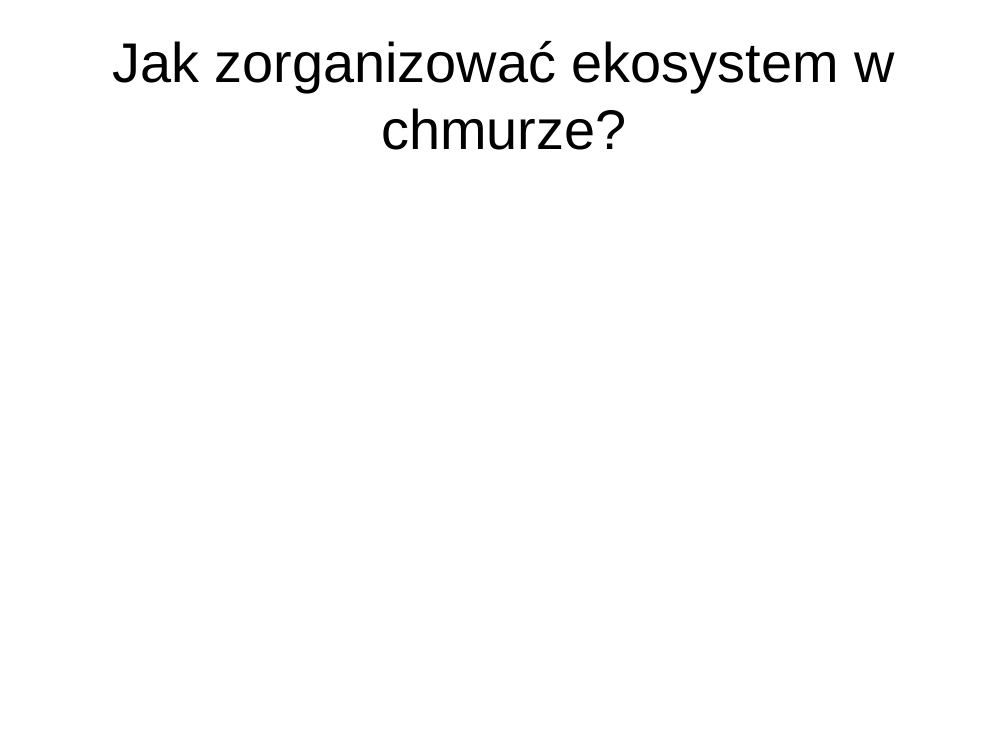
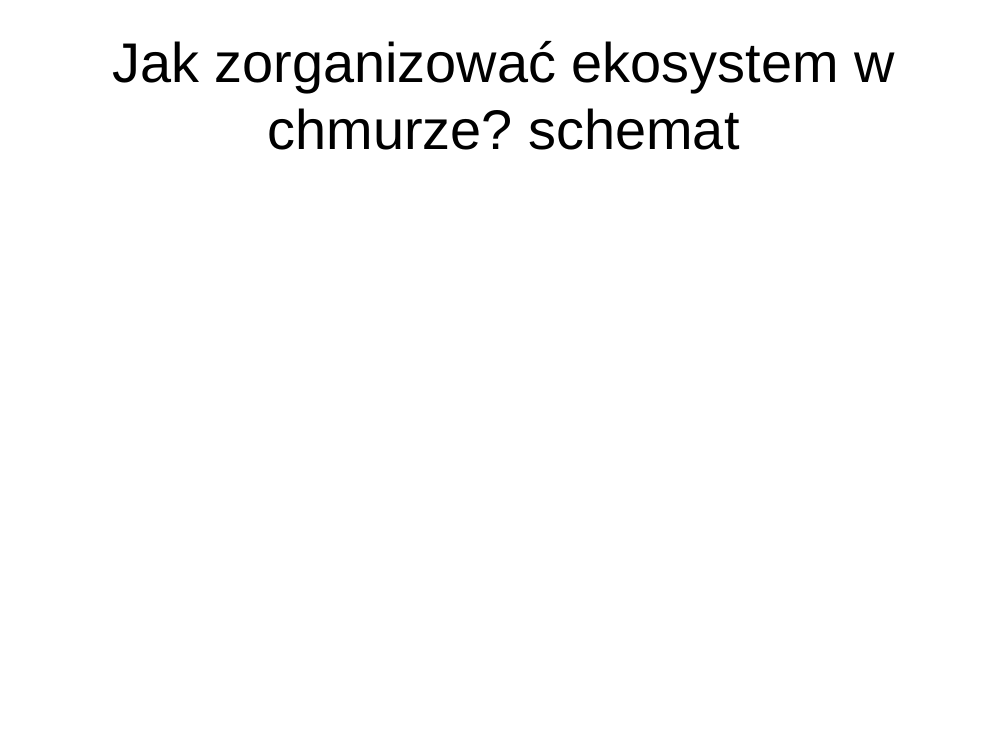
Before and after one commit to macgemini/cloudml, a slide deck: slide 8 of prezentacja/dswbiznesie.pptx. Drawn at 1008x756 pixels with LibreOffice and Linux fonts; fonts in the diff are those of the drawing. Boxes give left, top, right and bottom in pixels: in the first picture for what was removed or moved away, otherwise in the second. Text is boxed around its words. In the diff, an @@ line names an element or a change of style, - is before the commit and + after.

```diff
--- a/prezentacja/dswbiznesie.pptx
+++ b/prezentacja/dswbiznesie.pptx
@@ text at (112,41,894,150): text changed @@
-Jak zorganizować ekosystem w chmurze?
+Jak zorganizować ekosystem w chmurze? schemat
```
Also in this commit, not shown: 3 other slides changed, 1 other file.
